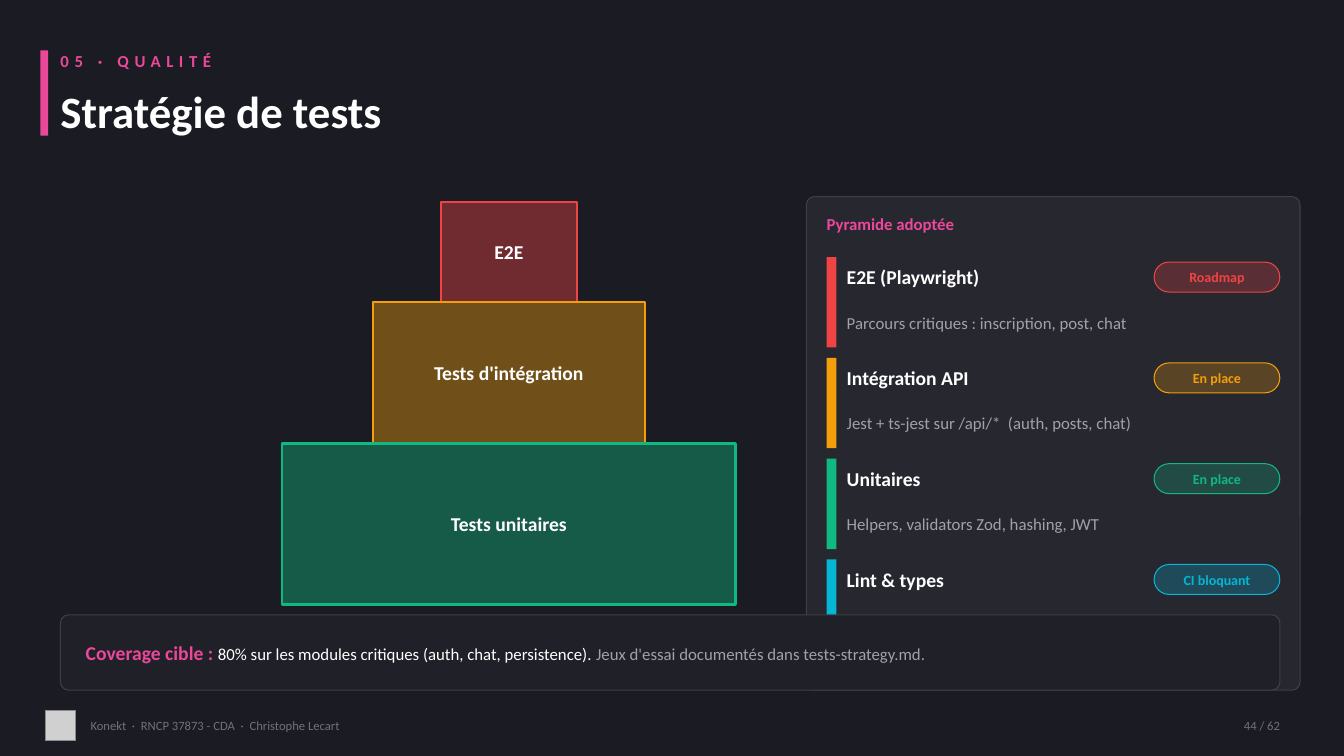
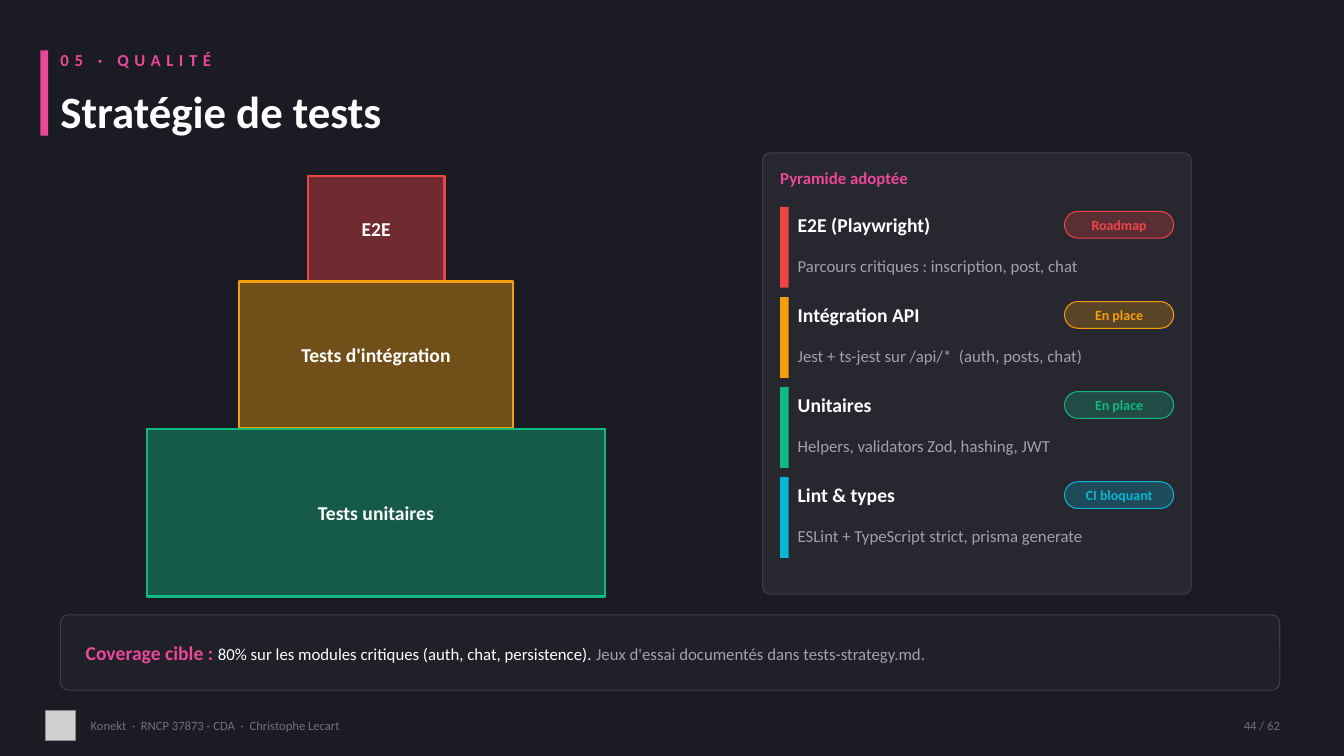
Before and after one commit to CLecart/social-network, a slide deck: slide 44 of dossier-certification/00-presentation/Konekt_RNCP_37873_Support_Visuel.pptx. Drawn at 1344x756 pixels with LibreOffice and Linux fonts; fonts in the diff are those of the drawing; grey boxes stand for pictures. Boxes give left, top, right and bottom in pixels: in the first picture for what was removed or moved away, otherwise in the second. Text is boxed around its words. In the diff, an @@ line names an element or a change of style, - is before the commit and + after.

```diff
--- a/dossier-certification/00-presentation/Konekt_RNCP_37873_Support_Visuel.pptx
+++ b/dossier-certification/00-presentation/Konekt_RNCP_37873_Support_Visuel.pptx
@@ text "E2E": place and size @@
-text "E2E" at <box>494,246,523,259</box>
+text "E2E" at <box>362,223,391,236</box>
@@ rectangle: place and size @@
-rectangle at <box>442,202,578,302</box>
+rectangle at <box>308,176,445,281</box>
@@ rounded rectangle: place and size @@
-rounded rectangle at <box>807,197,1301,691</box>
+rounded rectangle at <box>763,153,1192,595</box>
@@ text "Pyramide adoptée": place and size @@
-text "Pyramide adoptée" at <box>827,218,954,233</box>
+text "Pyramide adoptée" at <box>780,172,908,187</box>
@@ rectangle: place and size @@
-rectangle at <box>827,257,837,348</box>
+rectangle at <box>780,207,788,287</box>
@@ text "E2E (Playwright)": place and size @@
-text "E2E (Playwright)" at <box>847,269,979,288</box>
+text "E2E (Playwright)" at <box>798,217,930,236</box>
@@ text "Roadmap": place and size @@
-text "Roadmap" at <box>1189,272,1244,284</box>
+text "Roadmap" at <box>1092,220,1147,232</box>
@@ rounded rectangle: place and size @@
-rounded rectangle at <box>1154,262,1280,292</box>
+rounded rectangle at <box>1065,212,1174,239</box>
@@ text "Parcours critiques : inscription, post, ...": place and size @@
-text "Parcours critiques : inscription, post, ..." at <box>847,317,1126,332</box>
+text "Parcours critiques : inscription, post, ..." at <box>798,260,1077,275</box>
@@ text "Tests d'intégration": place and size @@
-text "Tests d'intégration" at <box>434,366,584,384</box>
+text "Tests d'intégration" at <box>301,348,451,366</box>
@@ rectangle: place and size @@
-rectangle at <box>373,302,645,444</box>
+rectangle at <box>239,281,513,429</box>
@@ rectangle: place and size @@
-rectangle at <box>827,358,837,449</box>
+rectangle at <box>780,297,788,378</box>
@@ text "Intégration API": place and size @@
-text "Intégration API" at <box>847,371,969,389</box>
+text "Intégration API" at <box>798,308,920,326</box>
@@ text "En place": place and size @@
-text "En place" at <box>1193,373,1241,385</box>
+text "En place" at <box>1095,310,1143,322</box>
@@ rounded rectangle: place and size @@
-rounded rectangle at <box>1154,363,1280,393</box>
+rounded rectangle at <box>1065,301,1174,329</box>
@@ text "Jest + ts-jest sur /api/* ...": place and size @@
-text "Jest + ts-jest sur /api/* ..." at <box>847,417,1130,432</box>
+text "Jest + ts-jest sur /api/* ..." at <box>798,350,1081,365</box>
@@ rectangle: place and size @@
-rectangle at <box>827,459,837,549</box>
+rectangle at <box>780,387,788,468</box>
@@ text "Unitaires": place and size @@
-text "Unitaires" at <box>847,472,921,486</box>
+text "Unitaires" at <box>798,398,872,412</box>
@@ text "En place": place and size @@
-text "En place" at <box>1193,474,1241,486</box>
+text "En place" at <box>1095,400,1143,412</box>
@@ rounded rectangle: place and size @@
-rounded rectangle at <box>1154,464,1280,494</box>
+rounded rectangle at <box>1065,392,1174,419</box>
@@ text "Tests unitaires": place and size @@
-text "Tests unitaires" at <box>451,517,566,531</box>
+text "Tests unitaires" at <box>318,506,433,520</box>
@@ rectangle: place and size @@
-rectangle at <box>282,444,736,605</box>
+rectangle at <box>147,429,605,597</box>
@@ text "Helpers, validators Zod, hashing, JWT": place and size @@
-text "Helpers, validators Zod, hashing, JWT" at <box>847,518,1099,533</box>
+text "Helpers, validators Zod, hashing, JWT" at <box>798,440,1050,455</box>
@@ rectangle: place and size @@
-rectangle at <box>827,560,837,650</box>
+rectangle at <box>780,477,788,558</box>
@@ text "Lint & types": place and size @@
-text "Lint & types" at <box>847,573,944,590</box>
+text "Lint & types" at <box>798,488,895,505</box>
@@ text "CI bloquant": place and size @@
-text "CI bloquant" at <box>1184,575,1250,587</box>
+text "CI bloquant" at <box>1086,490,1152,502</box>
@@ rounded rectangle: place and size @@
-rounded rectangle at <box>1154,565,1280,595</box>
+rounded rectangle at <box>1065,482,1174,509</box>
@@ text added at <box>798,530,1082,545</box>, 12 pt, text #A1A1AA @@
+ESLint + TypeScript strict, prisma generate
```
Also in this commit, not shown: 9 other slides changed, 7 other files.
